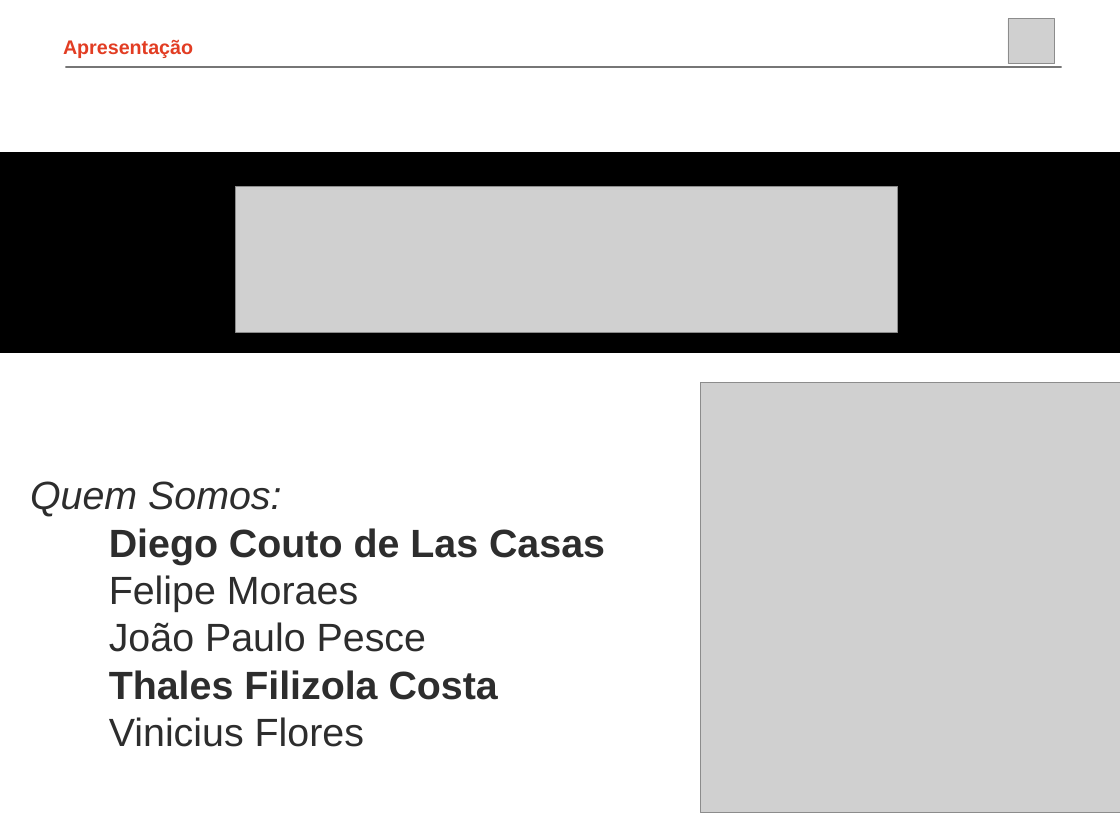
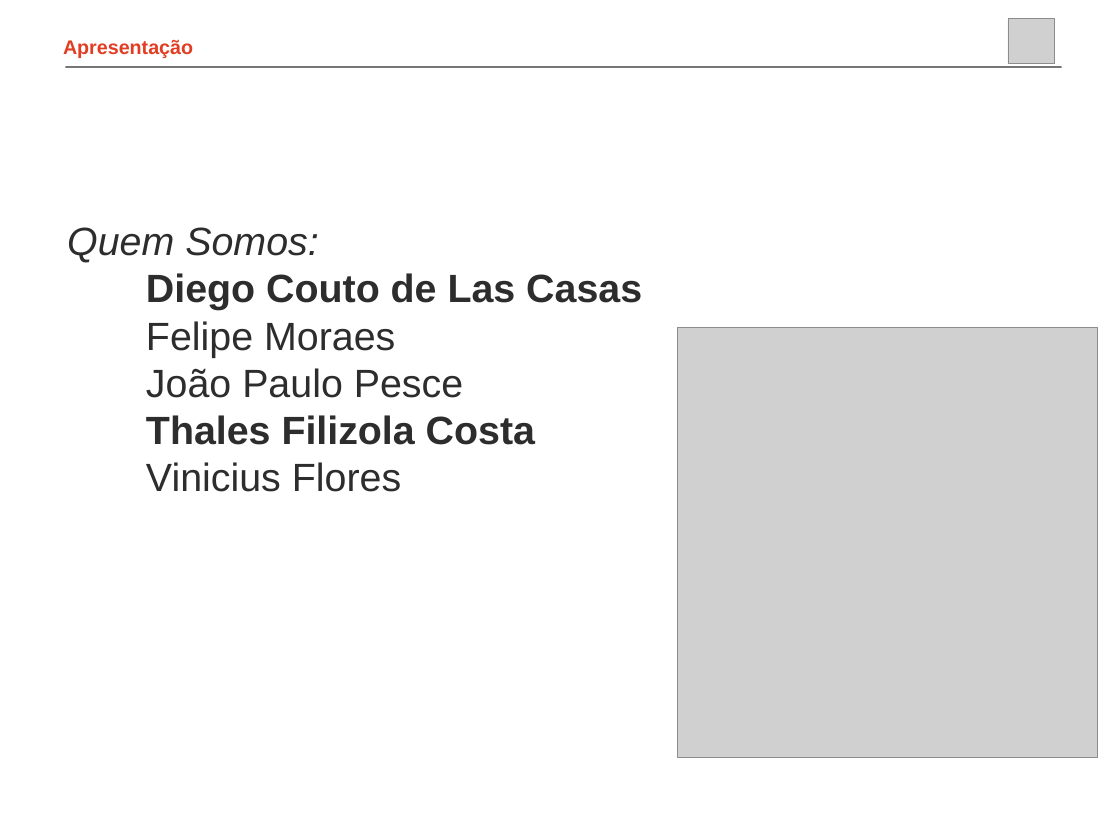
Before and after one commit to jpesce/dataminas, a slide deck: slide 3 of apresentacao/champs.ppt. Drawn at 1120x840 pixels with LibreOffice and Linux fonts; fonts in the diff are those of the drawing; grey boxes stand for pictures; background and template pictures are left out. Boxes give left, top, right and bottom in pixels: in the first picture for what was removed or moved away, otherwise in the second. Text is boxed around its words. In the diff, an @@ line names an element or a change of style, - is before the commit and + after.

Commit message:
v2 of presentation

```diff
--- a/apresentacao/champs.ppt
+++ b/apresentacao/champs.ppt
@@ rectangle removed at bbox=[0, 154, 1120, 352] @@
@@ text "Quem Somos:": place and size @@
-text "Quem Somos:" at bbox=[30, 481, 605, 747]
+text "Quem Somos:" at bbox=[67, 227, 642, 492]
@@ picture removed at bbox=[235, 187, 898, 332] @@
@@ picture: place and size @@
-picture at bbox=[700, 383, 1120, 813]
+picture at bbox=[678, 327, 1098, 757]
```
Also in this commit, not shown: 1 other slide changed, 2 slides added, 1 slide removed.
